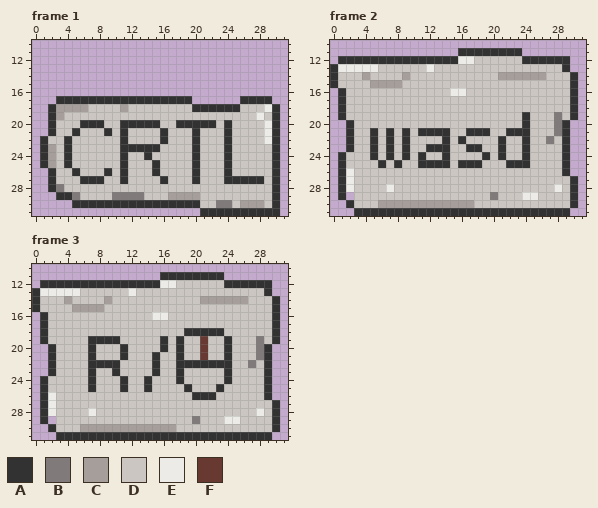
One commit to this pixel-art file: assets/ui/keys.aseprite. Above: the version before the commit.
32x32 pixels, 3 frames. Shown: frame 1: x 0..31, y 10..31; frame 2: x 0..31, y 10..31; frame 3: x 0..31, y 10..31. The commit also changed other frames, which this record leaves out.
Palette (. is transparent): A #323232  B #807b7a  C #a69e9a  D #cbc6c1  E #ecebe7  F #673931
New version:
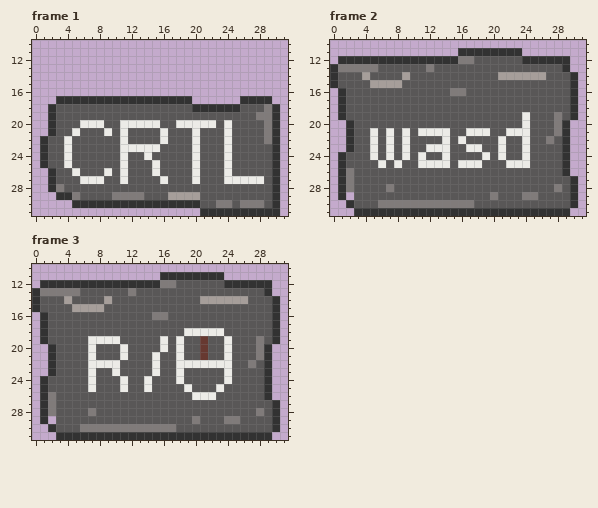
The exact change:
colour D: #cbc6c1 -> #595757
Changed rows in their new state; - is a pixel that keeps its letter.
Frame 1:
first column x 2:
18 -DDDD----D-----------------B
19 -D------------------------BB
20 ----EEE--EEEEE--EEEEE-E----B
21 ---E---E-E----E---E---E----B
22 --E------E----E---E---E----B
23 D-E------EEEEE----E---E-----
24 D-E------E--E-----E---E-----
25 D-E------E---E----E---E-----
26 ---E---E-E---E----E---E-----
27 ----EEE--E----E---E---EEEEE-
30 ------------------------BBB-
Frame 2:
first column x 1:
12 ---------------BB-----------
13 BBBBB------B----------------
16 --------------BB------------
19 -----------------------E----
20 -----------------------E----
21 ----E-E-E-EEEE--EEE--EEE----
22 ----E-E-E----E-E----E--E----
23 ----E-E-E--EEE--EE--E--E----
24 ----E-E-E-E--E----E-E--E----
25 -----E-E--EEEE-EEE---EEE----
26 -B--------------------------
27 -B--------------------------
28 -B----B--------------------B
29 -----------------------BB---
30 -----BBBBBBBBBBBB-----------
Frame 3:
first column x 1:
12 ---------------BB-----------
13 BBBBB------B----------------
16 --------------BB------------
18 ------------------EEEEE-----
19 ------EEEE-----E-E-----E----
20 ------E---E----E-E-----E----
21 ------E---E---E--E-----E----
22 ------EEEE----E--EEEEEEE----
23 ------E--E----E--E-----E----
24 ------E---E--E---E-----E----
25 ------E---E--E----E---E-----
26 -B-----------------EEE------
27 -B--------------------------
28 -B----B--------------------B
29 -----------------------BB---
30 -----BBBBBBBBBBBB-----------
